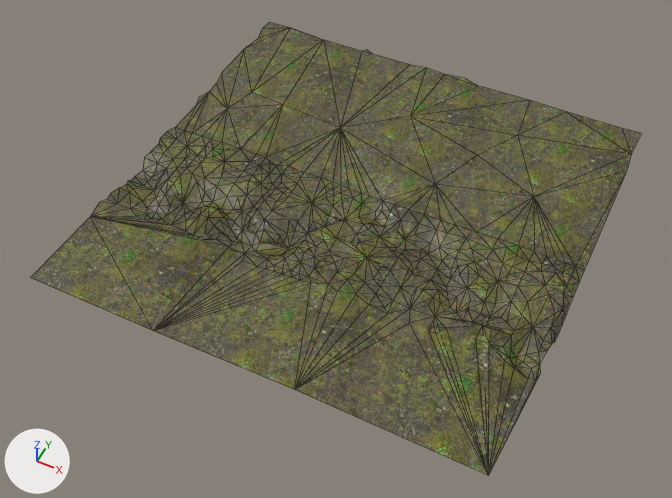
The COLLADA model assets/models/terrain/terrain_norot.dae, before and after one commit.
Both versions are drawn from a 50 mm camera at (60.0, -130.9, 147.7) aimed at (-0.9, -9.0, -4.7). Every picture has the same lights, and +X, +Y and +Z are marked at lower left. Mesh edges are drawn as thin lines.

In view in the first picture: 'Terrain'.
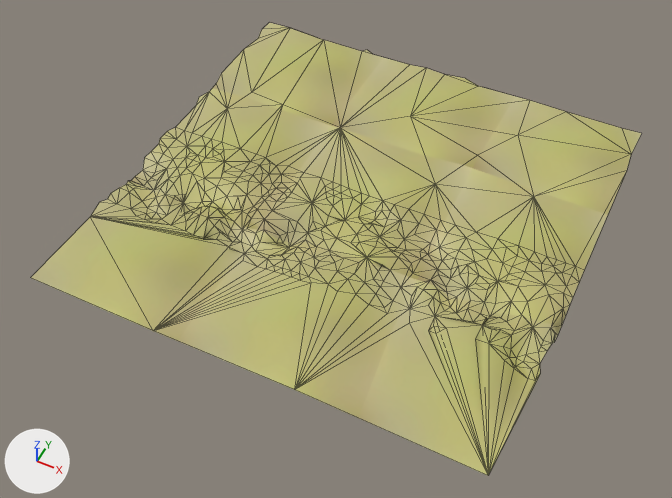
Diff of the bpy script that builds the scene:
```diff
--- a/assets/models/terrain/terrain_norot.dae.py
+++ b/assets/models/terrain/terrain_norot.dae.py
@@ img_foresttexture1_jpg @@
+img_foresttexture1_jpg = load_image('ForestTexture1.jpg', 'ForestTexture1.jpg', 512, 512, 'sRGB')
@@ mat_lambert2sg_001 @@
 mat_lambert2sg_001 = principled_material('lambert2SG.001')
-mat_lambert2sg_001.texture = img_foresttexture_jpg
+mat_lambert2sg_001.texture = img_foresttexture1_jpg
```

Changed parts and their boxes [x1, y1, x2, y2] in the pictures (672 x 498 px):
'Terrain', surface changed (yellow to beige)
    both: [31, 23, 641, 475]
